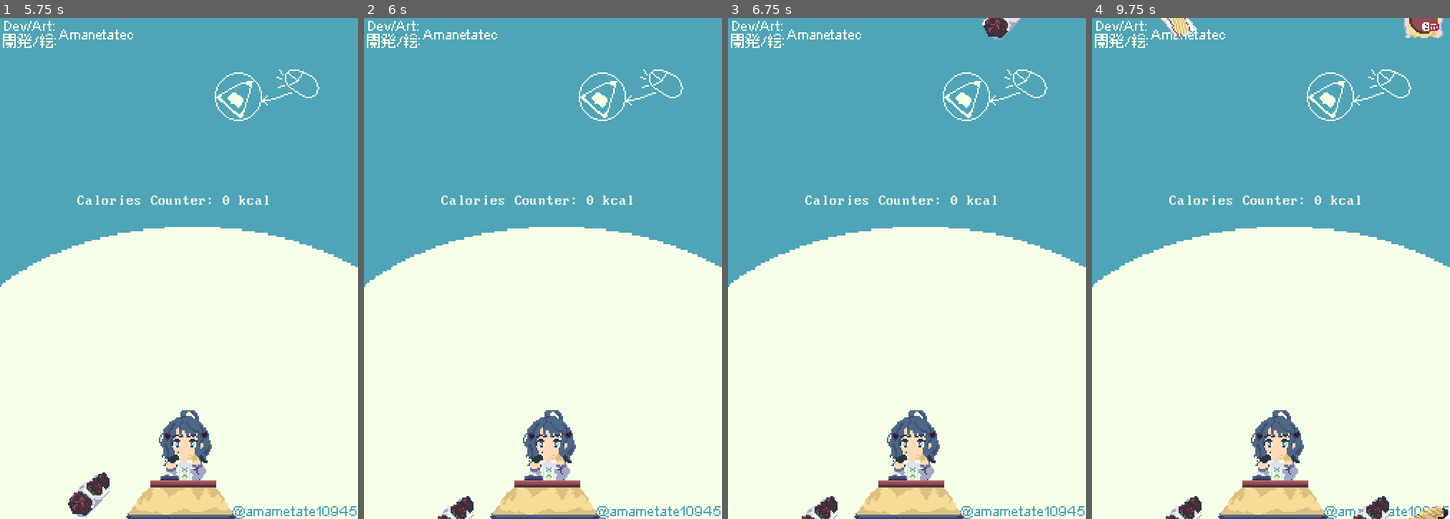
Above: before the commit, frames 1-4 (left to right).
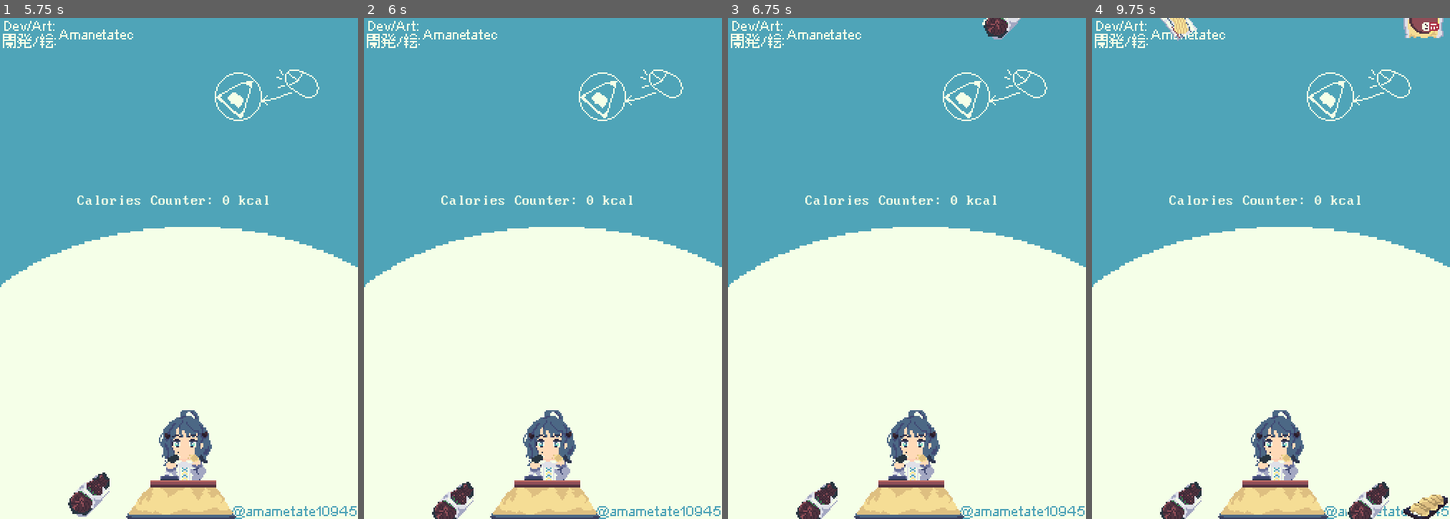
Above: after the commit, the same moments.

Repository: MikeCraftz/yanami_godot
Game: Godot game, scene res://start_screen.tscn
Same seed, same stepped clock (60 frames per second), same inputs: the game is played once before the commit and once after it.
Inputs (mouse positions are in pixels of both pictures, inside the frame that each line leads up to):
- Up to frame 1 (5.75 s): tap Enter at 0.5, 2, 3.5 s; move the mouse to (257, 243) at 0.52 s; click (257, 243) at 0.67 s; tap Space at 1.25, 2.75 s; move the mouse to (107, 293) at 1.27 s; click (107, 293) at 1.42 s; move the mouse to (214, 158) at 2.02 s; click (214, 158) at 2.17 s; move the mouse to (161, 368) at 2.77 s; click (161, 368) at 2.92 s; move the mouse to (286, 343) at 3.52 s; click (286, 343) at 3.67 s; move the mouse to (85, 53) at 4.27 s; click (85, 53) at 4.42 s; move the mouse to (196, 268) at 5.02 s; click (196, 268) at 5.17 s
- Up to frame 2 (6 s): move the mouse to (489, 143) at 5.77 s; click (489, 143) at 5.92 s
- Up to frame 3 (6.75 s): tap Space at 6.5 s; move the mouse to (985, 243) at 6.52 s; click (985, 243) at 6.67 s
- Up to frame 4 (9.75 s): move the mouse to (1367, 53) at 7.27 s; click (1367, 53) at 7.42 s; move the mouse to (1424, 28) at 8.02 s; click (1424, 28) at 8.17 s; move the mouse to (1253, 368) at 8.77 s; click (1253, 368) at 8.92 s; move the mouse to (1378, 343) at 9.52 s; click (1378, 343) at 9.67 s

Frame 1 is identical in both runs. In frame 2, 0.5% of the frame differs, in the area x 19-31%, y 92-100%; in frame 3, 0.5%; in frame 4, 1.5%, in the area x 19-100%, y 92-100%.

Commit message:
adding particle when eating food, fixing the ground to use staticbody

Diff:
--- a/fail_screen.tscn
+++ b/fail_screen.tscn
@@ -32,11 +32,13 @@
 script = ExtResource("1_76um2")
 
 [node name="ColorRect" type="ColorRect" parent="."]
+layout_mode = 0
 offset_right = 260.0
 offset_bottom = 359.0
 color = Color(0.309804, 0.643137, 0.721569, 1)
 
 [node name="ClickLabel" type="Label" parent="."]
+layout_mode = 0
 offset_left = 50.0
 offset_top = 192.0
 offset_right = 212.0
@@ -50,6 +52,7 @@
 offset_bottom = 23.0
 
 [node name="Label2" type="Label" parent="."]
+layout_mode = 0
 offset_left = 45.0
 offset_top = 115.0
 offset_right = 207.0
@@ -60,6 +63,7 @@
 vertical_alignment = 1
 
 [node name="Label3" type="Label" parent="."]
+layout_mode = 0
 offset_left = 34.0
 offset_top = 91.0
 offset_right = 225.0
@@ -70,6 +74,7 @@
 vertical_alignment = 1
 
 [node name="CaloriesCounter" type="Label" parent="."]
+layout_mode = 0
 offset_left = 5.0
 offset_top = 155.0
 offset_right = 248.0
--- a/food.gd
+++ b/food.gd
@@ -12,7 +12,8 @@
 var clicks_to_consume = 0
 var calories = 0
 @onready var food_sprite = $Sprite2D
-var ground_position = 350
+@onready var food_consume_particle = $FoodConsumeParticle
+#var ground_position = 350
 signal food_ate(calories)
 
 func _ready():
@@ -24,16 +25,22 @@
 	food_sprite.texture = load(image_path)
 
 func _physics_process(delta):
+#	Was being an idiot here, i set the ground as area2D and was wondering why all the food
+#	are falling through it, forgotting area2d only really detect collision
+#	I forced a checking of ground here to stop it, but actually staticbody do the trick.
+#	Leaving the code here as proof of shame.
 	velocity.y += speed * delta
 	move_and_slide()
-	if position.y >= ground_position:
-		position.y = ground_position
-		velocity.y = 0
+	#if position.y >= ground_position:
+		#position.y = ground_position
+		#velocity.y = 0
 
-
+func enable_food_consume_particle_effect():
+	food_consume_particle.emitting = true
 
 func _on_area_2d_input_event(viewport, event, shape_idx):
 	if event is InputEventMouseButton and event.button_index == MOUSE_BUTTON_LEFT and event.pressed:
+		enable_food_consume_particle_effect()
 		clicks_to_consume -= 1
 		if clicks_to_consume <= 0:
 			emit_signal("food_ate", calories)
--- a/food.tscn
+++ b/food.tscn
@@ -1,10 +1,17 @@
-[gd_scene load_steps=4 format=3 uid="uid://dr1t1gbl2rtpv"]
+[gd_scene load_steps=5 format=3 uid="uid://dr1t1gbl2rtpv"]
 
 [ext_resource type="Script" path="res://food.gd" id="1_w3a2e"]
 
 [sub_resource type="CircleShape2D" id="CircleShape2D_p5r7q"]
 
 [sub_resource type="CircleShape2D" id="CircleShape2D_xrrxb"]
+
+[sub_resource type="ParticleProcessMaterial" id="ParticleProcessMaterial_pd3wr"]
+emission_shape = 1
+emission_sphere_radius = 30.0
+spread = 30.0
+scale_max = 3.0
+color = Color(0.986517, 0.866836, 0.816906, 1)
 
 [node name="Food" type="CharacterBody2D"]
 collision_layer = 3
@@ -21,4 +28,10 @@
 [node name="CollisionShape2D" type="CollisionShape2D" parent="Area2D"]
 shape = SubResource("CircleShape2D_xrrxb")
 
+[node name="FoodConsumeParticle" type="GPUParticles2D" parent="."]
+emitting = false
+amount = 10
+process_material = SubResource("ParticleProcessMaterial_pd3wr")
+one_shot = true
+
 [connection signal="input_event" from="Area2D" to="." method="_on_area_2d_input_event"]
--- a/main.tscn
+++ b/main.tscn
@@ -115,7 +115,7 @@
 texture = ExtResource("1_jtn7e")
 centered = false
 
-[node name="Ground" type="Area2D" parent="."]
+[node name="Ground" type="StaticBody2D" parent="."]
 collision_mask = 3
 
 [node name="CollisionShape2D" type="CollisionShape2D" parent="Ground"]
